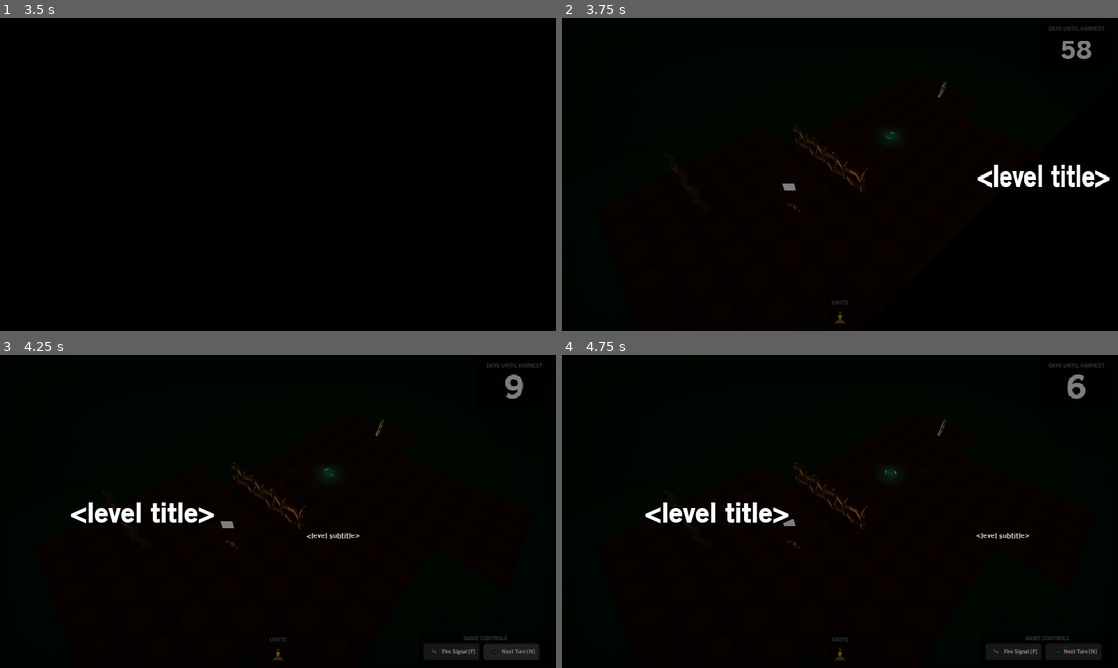
Above: before the commit, frames 1-4 (two rows, left to right).
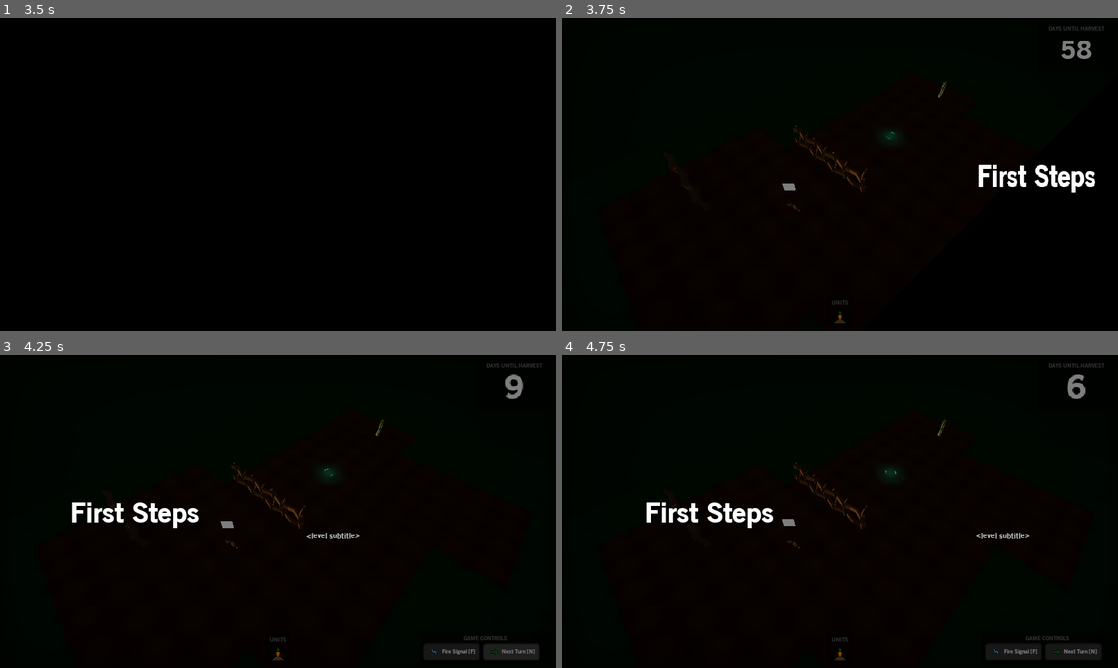
Above: after the commit, the same moments.

Repository: wingedadventurer/gwj-xii
Game: Godot game, scene res://scenes/ui/menus/main_menu.tscn
Same seed, same stepped clock (60 frames per second), same inputs: the game is played once before the commit and once after it.
Inputs (mouse positions are in pixels of both pictures, inside the frame that each line leads up to):
- Up to frame 1 (3.5 s): tap Enter at 0.5 s; move the mouse to (400, 158) at 0.52 s; hold Down (camera_move_back) 0.53-1.25 s; click (400, 158) at 0.67 s; click "Play" at 1.25 s; click "<level name>" at 2 s; click "Next Turn [N]" at 2.75 s
- Up to frame 2 (3.75 s): click "Next Turn [N]" at 3.5 s
- Up to frame 3 (4.25 s): no input
- Up to frame 4 (4.75 s): click "Fire Signal [F]" at 4.25 s

Frame 1 is identical in both runs. In frame 2, 0.9% of the frame differs, in the area x 74-99%, y 46-56%; in frame 3, 0.9%; in frame 4, 0.9%, in the area x 15-42%, y 47-56%.

Commit message:
Create Win64 export template

Diff:
--- a/godot-project/scenes/levels/level_01.tscn
+++ b/godot-project/scenes/levels/level_01.tscn
@@ -10,6 +10,7 @@
 [ext_resource path="res://scenes/signal_start.tscn" type="PackedScene" id=8]
 
 [node name="level" index="0" instance=ExtResource( 1 )]
+title = "First Steps"
 days_to_harvest = 8
 
 [node name="playable_area" parent="." index="2"]
--- a/godot-project/scripts/level.gd
+++ b/godot-project/scripts/level.gd
@@ -28,6 +28,7 @@
 	$camera_limit_bottom_right.visible = false
 	audio_manager.play_music()
 	audio_manager.play_ambience()
+	$playable_area.visible = true
 
 func set_days_to_harvest(value : int) -> void:
 	days_to_harvest = value
Not shown, added: godot-project/export_presets.cfg
